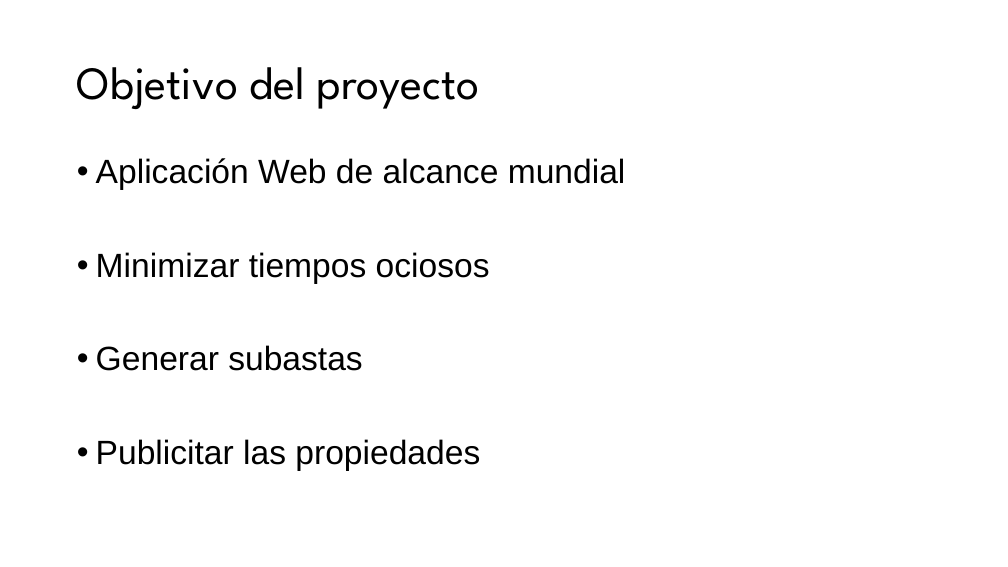
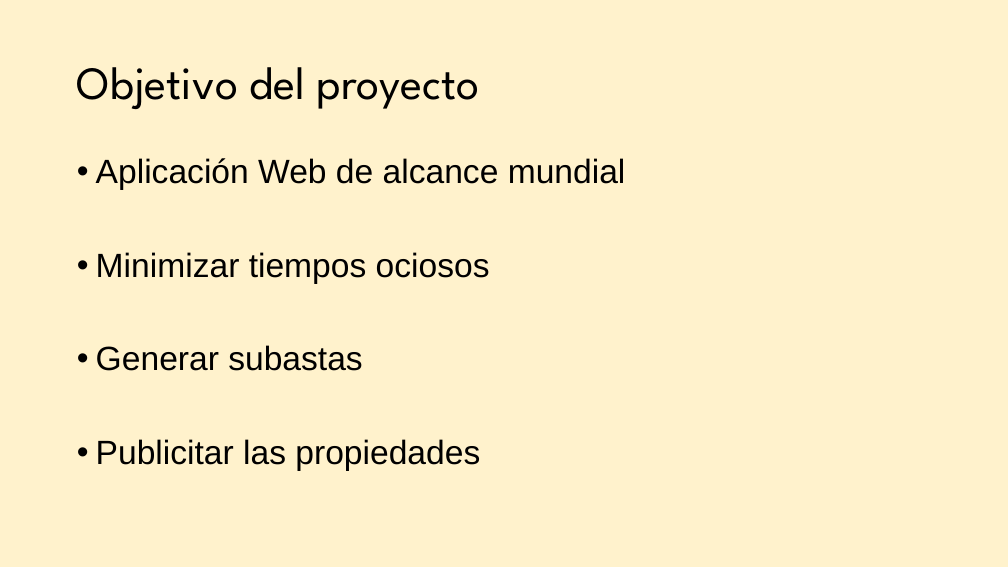
Before and after one commit to CanosaLeandro/Ing-de-Software---Grupo-5, a slide deck: slide 4 of Home Switch Home.pptx. Drawn at 1008x567 pixels with LibreOffice and Linux fonts; fonts in the diff are those of the drawing. Boxes give left, top, right and bottom in pixels: in the first picture for what was removed or moved away, otherwise in the second. Text is boxed around its words. In the diff, an @@ line names an element or a change of style, - is before the commit and + after.

```diff
--- a/Home Switch Home.pptx
+++ b/Home Switch Home.pptx
@@ background #FFFFFF to #FFF2CC @@
```
Also in this commit, not shown: 5 other slides changed, 1 slide removed.
